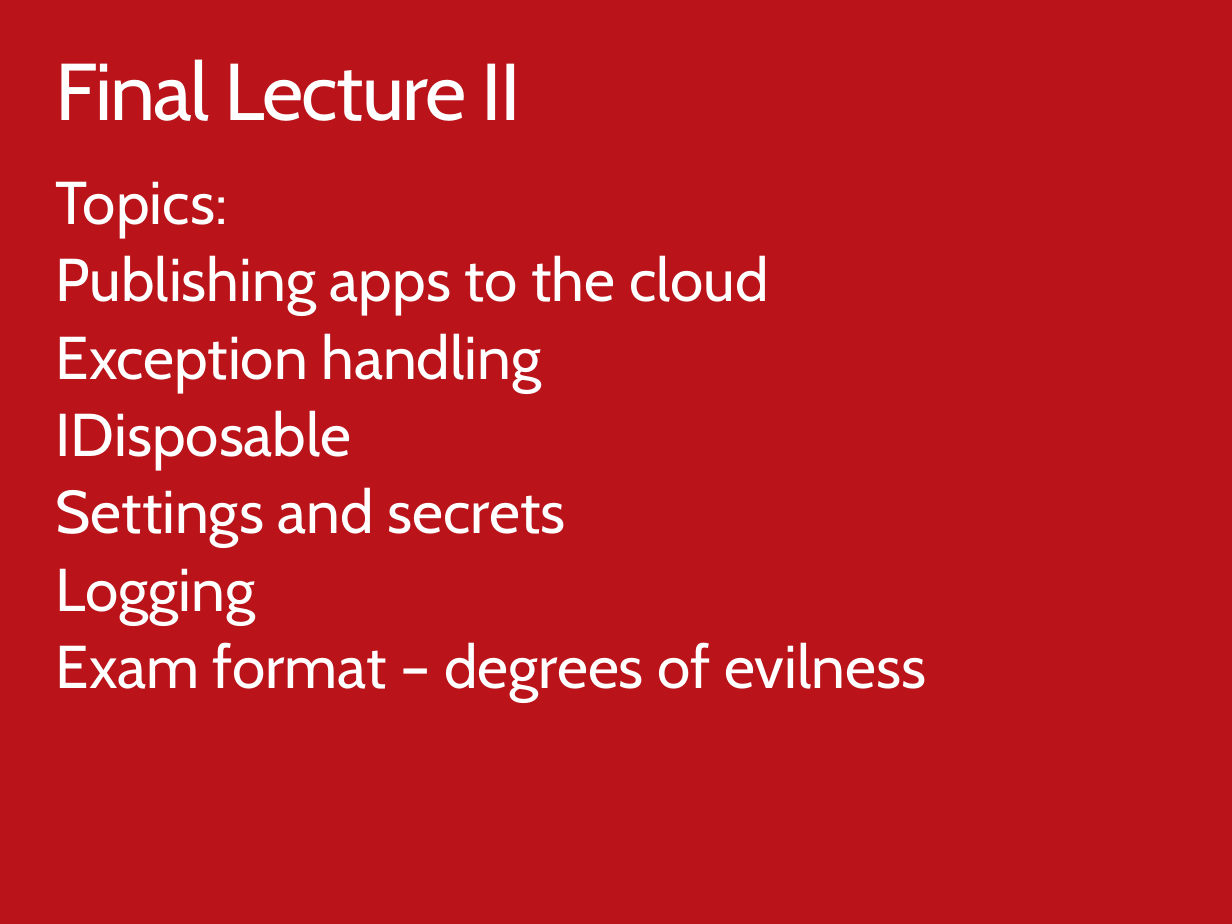
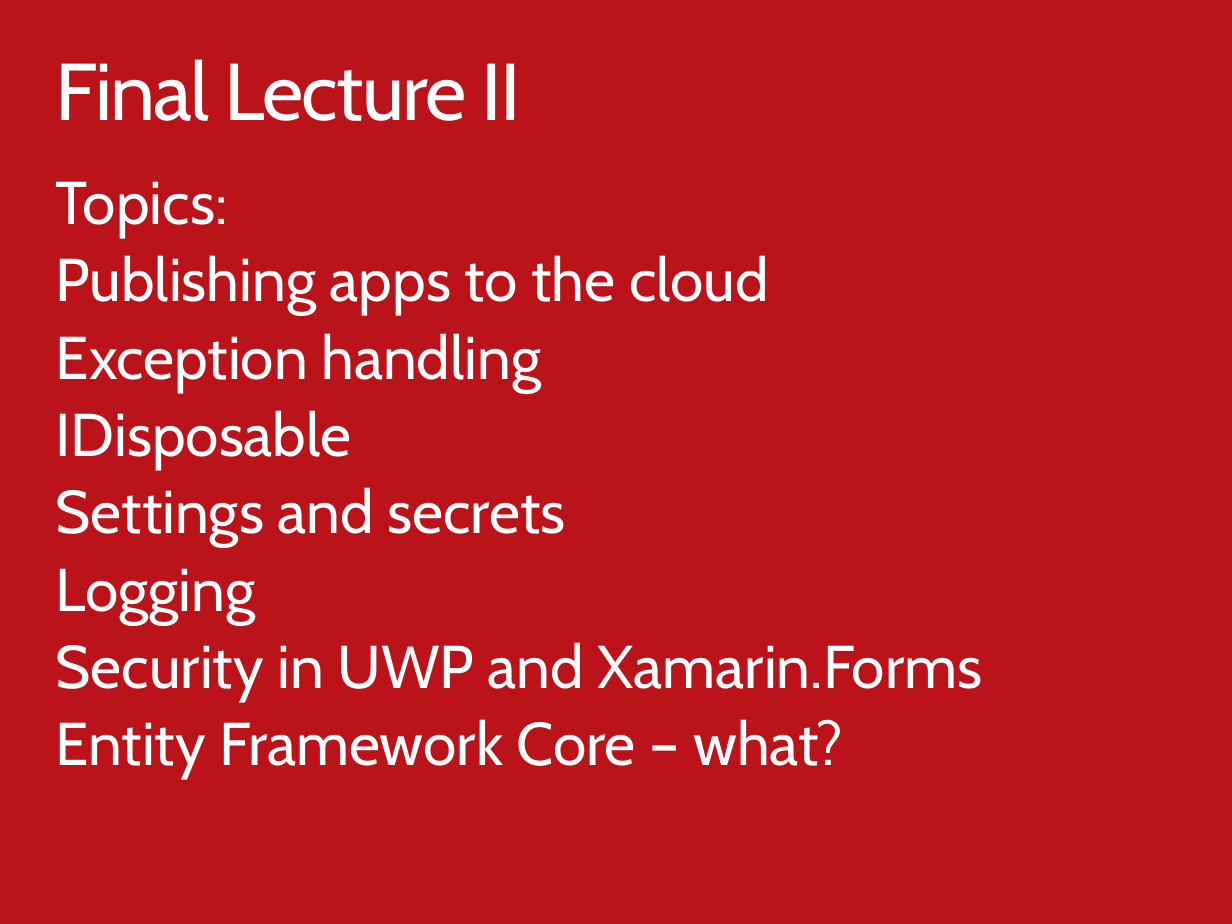
Before and after one commit to ondfisk/BDSA2017, a slide deck: slide 11 of Slides/Lecture10 - Apps part II.pptx (slide 10 before the commit). Drawn at 1232x924 pixels with LibreOffice and Linux fonts; fonts in the diff are those of the drawing. Boxes give left, top, right and bottom in pixels: in the first picture for what was removed or moved away, otherwise in the second. Text is boxed around its words. In the diff, an @@ line names an element or a change of style, - is before the commit and + after.

```diff
--- a/Slides/Lecture10 - Apps part II.pptx
+++ b/Slides/Lecture10 - Apps part II.pptx
@@ text at (56,642,983,778): text changed @@
-Exam format – degrees of evilness
+Security in UWP and Xamarin.Forms
+Entity Framework Core – what?
```
Also in this commit, not shown: 5 other slides changed, 1 slide added, 1 other file.
